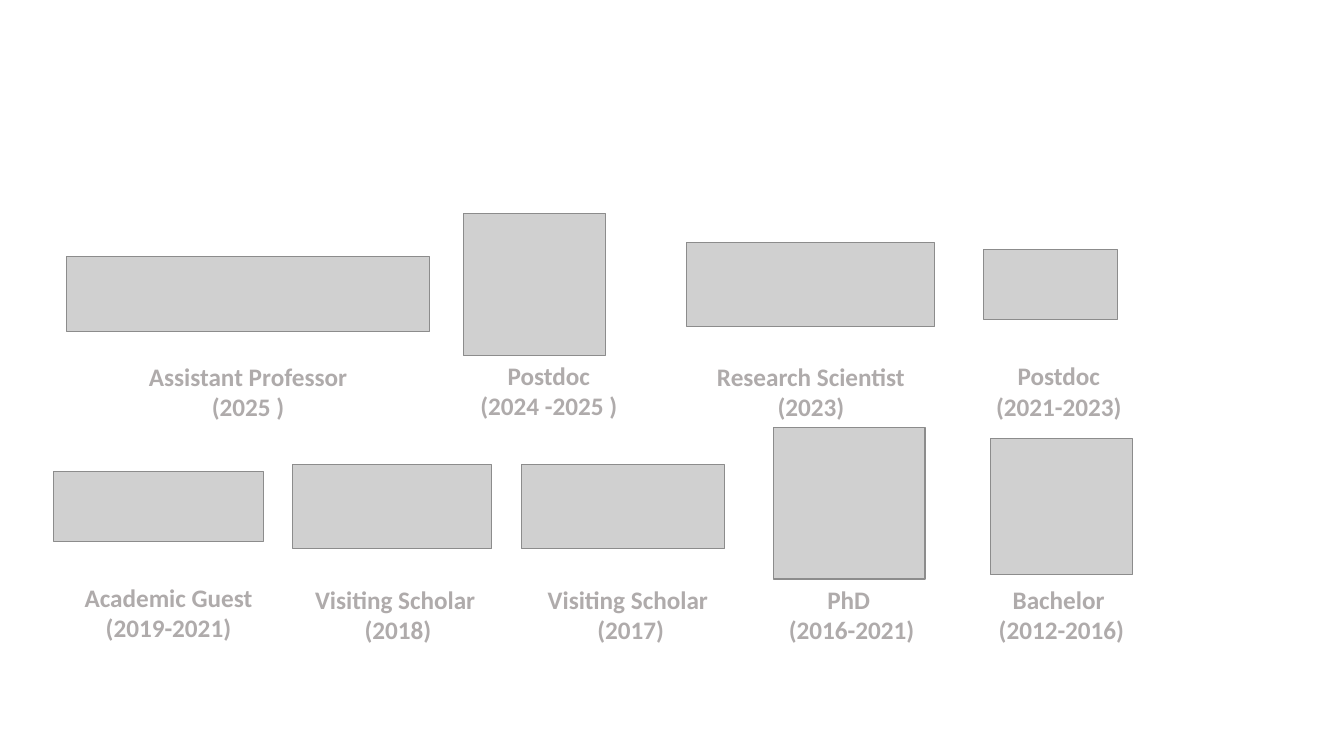
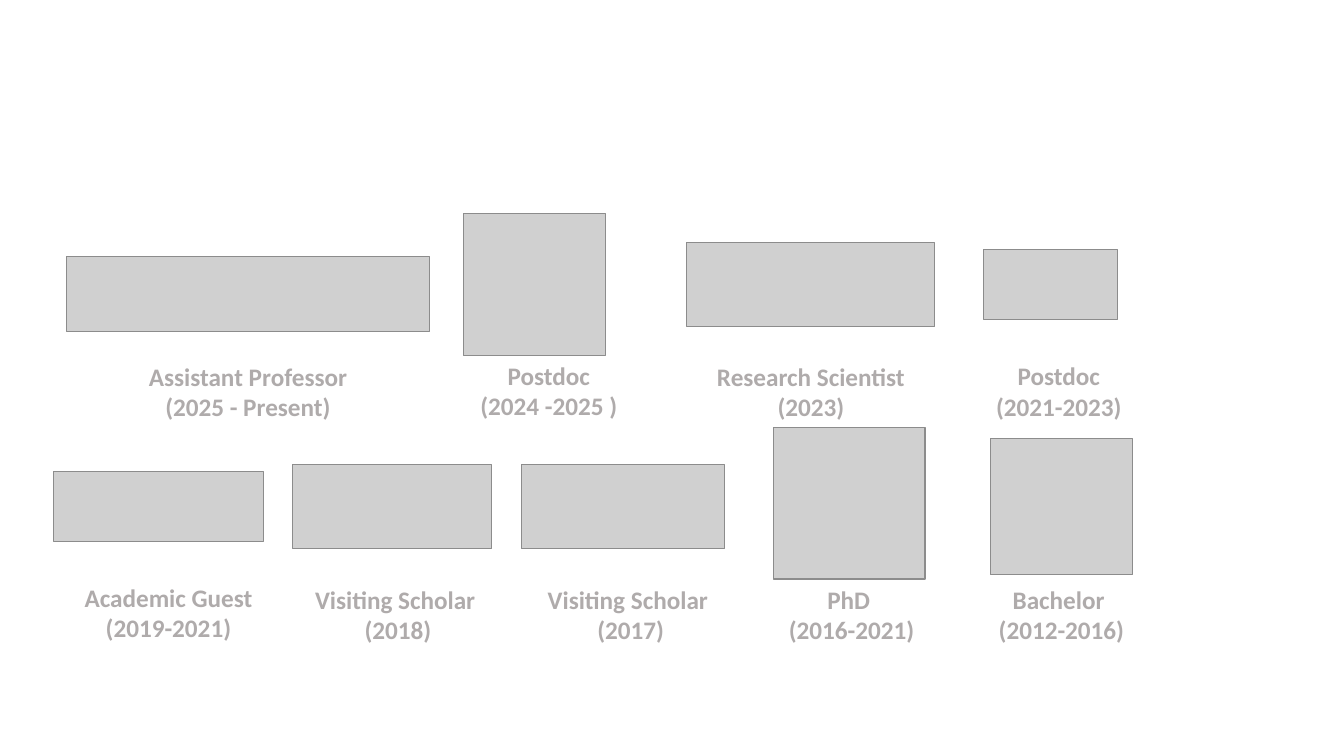
Before and after one commit to XingxingZuo/XingxingZuo.github.io, a slide deck: slide 1 of assets/img/affiliations/compound_logo.pptx. Drawn at 1344x756 pixels with LibreOffice and Linux fonts; fonts in the diff are those of the drawing; grey boxes stand for pictures. Boxes give left, top, right and bottom in pixels: in the first picture for what was removed or moved away, otherwise in the second. Text is boxed around its words. In the diff, an @@ line names an element or a change of style, - is before the commit and + after.

```diff
--- a/assets/img/affiliations/compound_logo.pptx
+++ b/assets/img/affiliations/compound_logo.pptx
@@ text at [165,398,330,420]: text changed @@
-(2025 )
+(2025 - Present)
```
Also in this commit, not shown: 15 other files.
